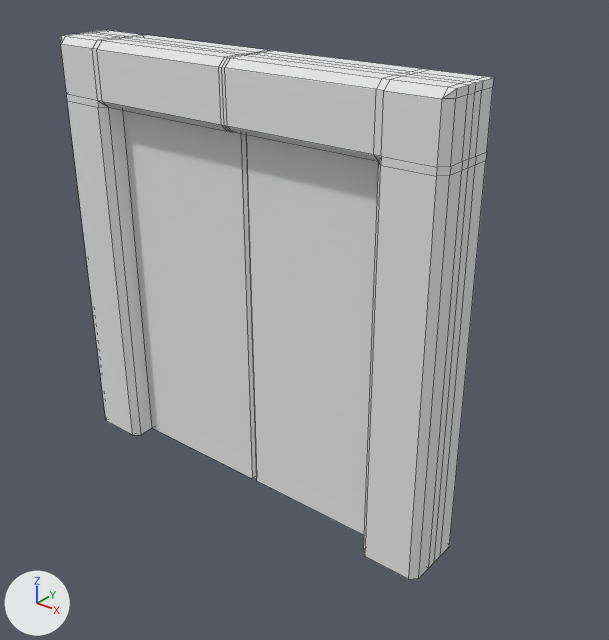
Before and after pictures for a commit that changed the Blender file Assets/Models/door_elevator4.blend.
Both versions are drawn from a 50 mm camera at (2.96, -3.24, 3.2) aimed at (0.27, 0.13, 1.11). The lights are fixed; the arrows at lower left show +X, +Y and +Z. Mesh edges are drawn as thin lines.

Objects in the first picture: 'door_elev2', 'door_elev2.LH', 'door_elev2.RH'.
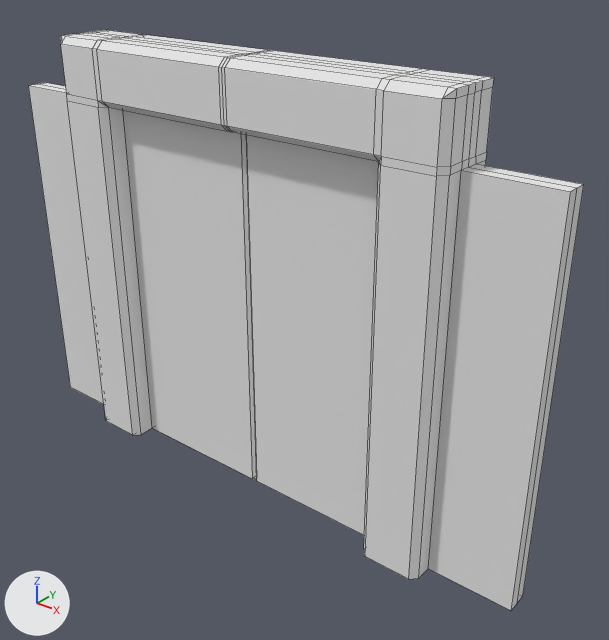
The edits, one by one:
me_door_elev2 has 134 vertices, 130 faces and spans x -1.28..1.28, y -0.2..0.0, z 0.0..2.56.
me_door_elev2 is used by ob_door_elev2; location (0.0, 0.0, 0.0).
Verts and faces of me_door_elev2; kept vertices keep their numbers, new ones are numbered from 134.
Before the commit, vertices of me_door_elev2: 0 (-1.28, 0.0, 0.0), 12 (-1.28, 0.0, 2.2), 41 (-1.28, -0.06, 2.2), 42 (-1.28, -0.06, 0.0).
Before the commit, vertices of me_door_elev2: 1 (1.28, 0.0, 0.0) at pixel (434, 562), 13 (1.28, 0.0, 2.2) at pixel (468, 167), 44 (1.28, -0.06, 0.0) at pixel (428, 568), 65 (1.28, -0.06, 2.2) at pixel (461, 170).
Part 1, on me_door_elev2:
Faces deleted: (0, 42, 41, 12).
Vertex 41 moves to (-1.28, -0.07, 2.21).
Vertex 42 moves to (-1.28, -0.07, 0.0).
New vertices 138 to 141 stand at vertices 0, 12, 41, 42, in that order, plus (-0.53, 0.0, 0.0).
New faces: (0, 138, 139, 12), (138, 141, 140, 139), (41, 140, 141, 42), (0, 42, 141, 138), (12, 139, 140, 41).
Part 2, on me_door_elev2:
Faces deleted: (1, 13, 65, 44).
New vertices 134 to 137 stand at vertices 1, 13, 44, 65, in that order, plus (0.49, 0.0, 0.0).
New faces: (1, 13, 135, 134), (134, 135, 137, 136), (44, 136, 137, 65), (13, 65, 137, 135), (1, 134, 136, 44).

Pixel boxes (x1, y1, x2, y2) of what changed, in the pictures (609 x 640 px):
'door_elev2', reshaped (28% wider)
    before: (61, 30, 494, 579)
    after: (28, 30, 584, 610)
part 1 of me_door_elev2, built on
    after: (28, 83, 104, 404)
part 2 of me_door_elev2, built on
    before: (429, 165, 475, 567)
    after: (428, 164, 584, 610)
